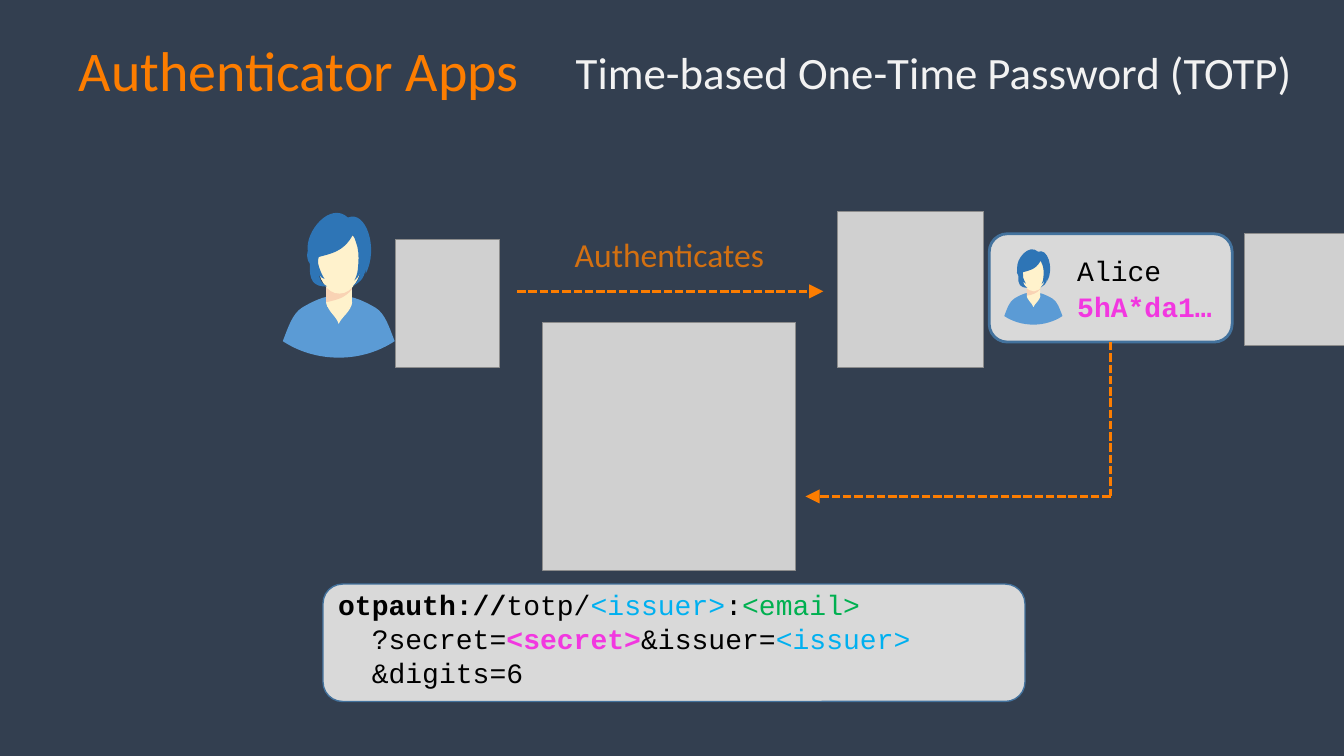
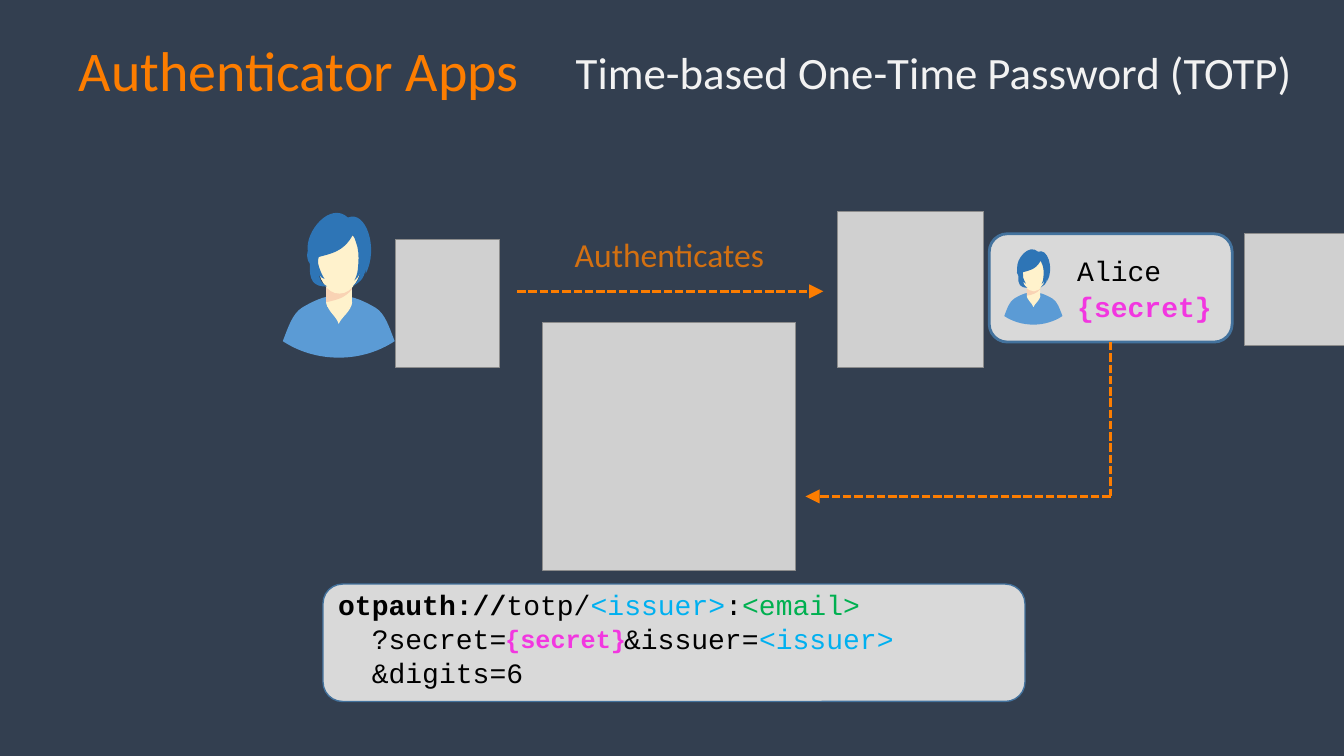
Before and after one commit to spetryjohnson/talk-PracticalAuthForDevs, a slide deck: slide 131 of Practical Auth for Devs - Beer City Code 2024.pptx. Drawn at 1344x756 pixels with LibreOffice and Linux fonts; fonts in the diff are those of the drawing; grey boxes stand for pictures; background and template pictures are left out. Boxes give left, top, right and bottom in pixels: in the first picture for what was removed or moved away, otherwise in the second. Text is boxed around its words. In the diff, an @@ line names an element or a change of style, - is before the commit and + after.

Commit message:
Updated TOTP section

```diff
--- a/Practical Auth for Devs - Beer City Code 2024.pptx
+++ b/Practical Auth for Devs - Beer City Code 2024.pptx
@@ text at [1077,297,1212,323]: text changed @@
-5hA*da1…
+{secret}
@@ text at [338,595,894,689]: text changed @@
-otpauth://totp/<issuer>:<email>
-?secret=<secret>&issuer=<issuer>
-&digits=6
+otpauth://totp/<issuer>:<email>
+?secret= &issuer=<issuer>
+&digits=6
@@ text added at [505,630,626,653], 18 pt, text #F237E0, bold @@
+{secret}
```
Also in this commit, not shown: 3 other slides changed, 1 slide added.
